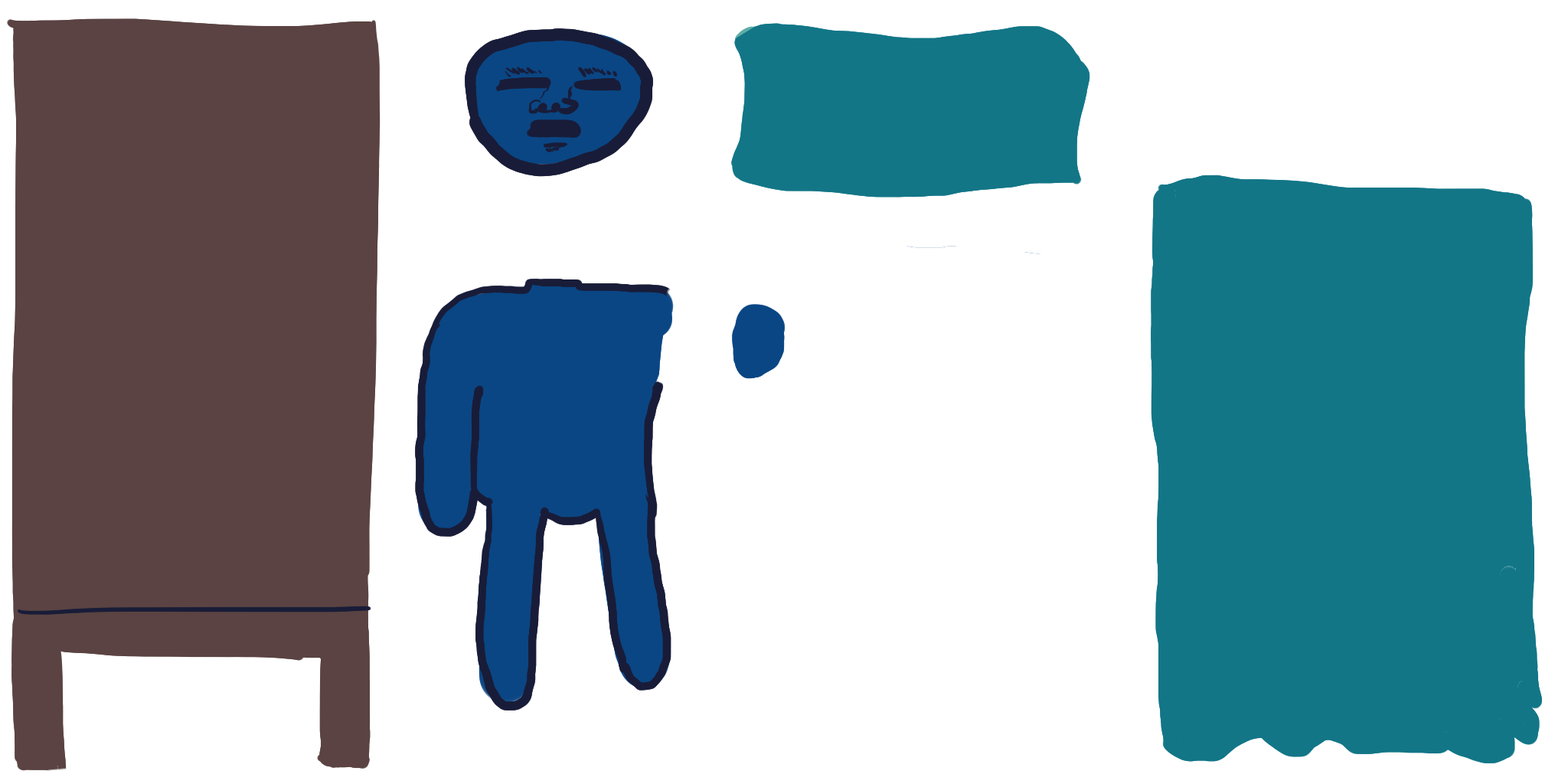
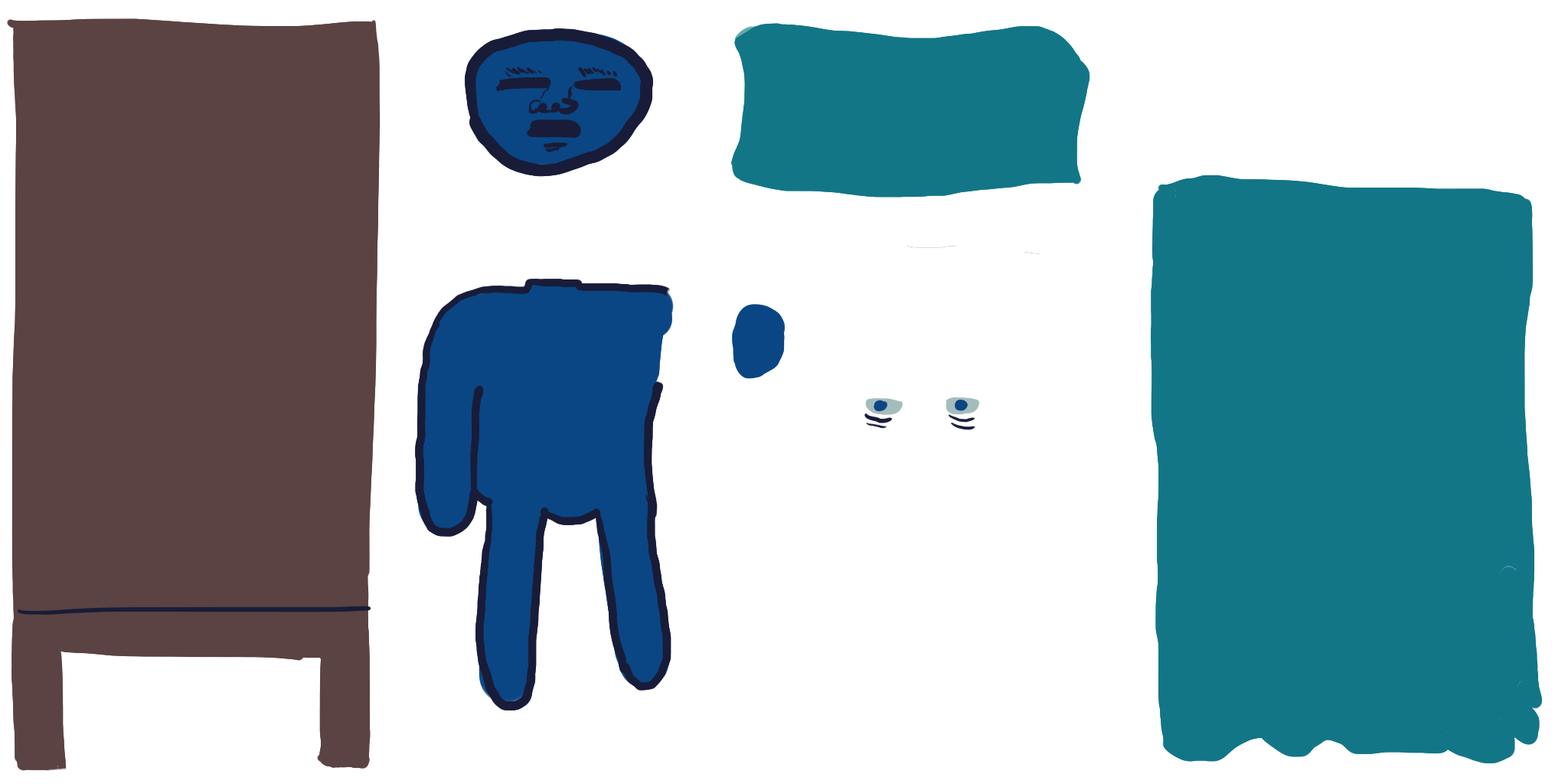
Revision of a layered w=1568, h=784 image; what changed, layer by layer:
added layer "Paint Layer 8" above "Paint Layer 6" over [864, 396, 980, 431]